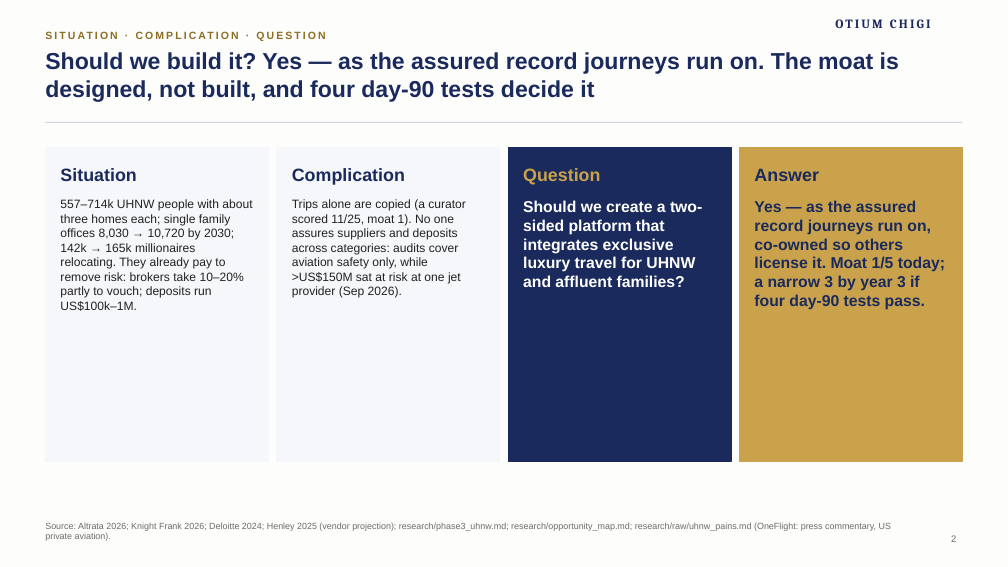
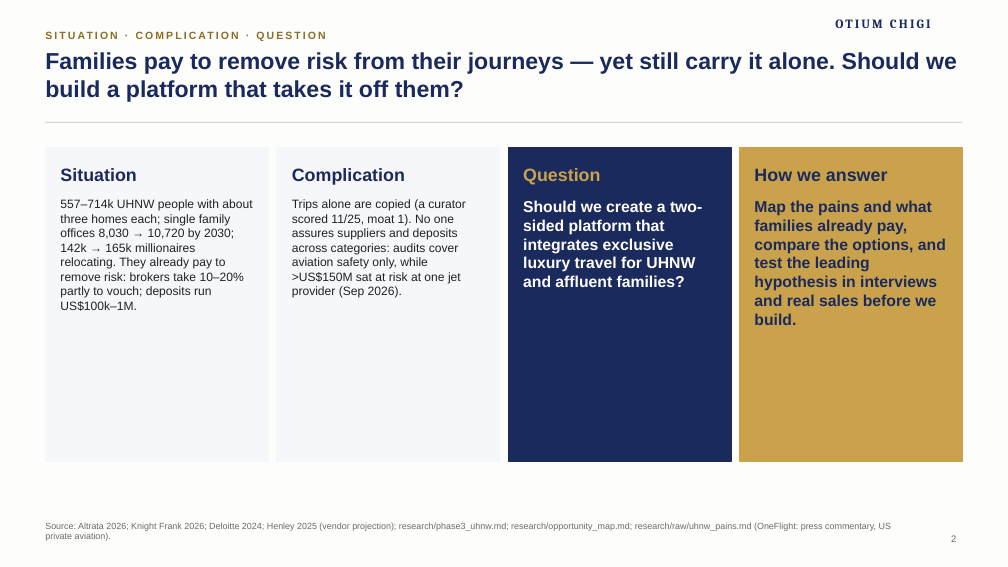
Before and after one commit to algarcalebe-web/legendary-bassoon, a slide deck: slide 2 of deck/Otium_Chigi_Journeys_Pitch_Deck.pptx. Drawn at 1008x567 pixels with LibreOffice and Linux fonts; fonts in the diff are those of the drawing; background and template pictures are left out. Boxes give left, top, right and bottom in pixels: in the first picture for what was removed or moved away, otherwise in the second. Text is boxed around its words. In the diff, an @@ line names an element or a change of style, - is before the commit and + after.

```diff
--- a/deck/Otium_Chigi_Journeys_Pitch_Deck.pptx
+++ b/deck/Otium_Chigi_Journeys_Pitch_Deck.pptx
@@ title at <box>45,52,957,102</box>: text changed @@
-Should we build it? Yes — as the assured record journeys run on. The moat is designed, not built, and four day-90 tests decide it
+Families pay to remove risk from their journeys — yet still carry it alone. Should we build a platform that takes it off them?
@@ text at <box>754,168,888,181</box>: text changed @@
-Answer
+How we answer
@@ text at <box>754,200,946,325</box>: text changed @@
-Yes — as the assured record journeys run on, co-owned so others license it. Moat 1/5 today; a narrow 3 by year 3 if four day-90 tests pass.
+Map the pains and what families already pay, compare the options, and test the leading hypothesis in interviews and real sales before we build.
```
Also in this commit, not shown: 3 other slides changed, 3 slides added, 3 other files.
